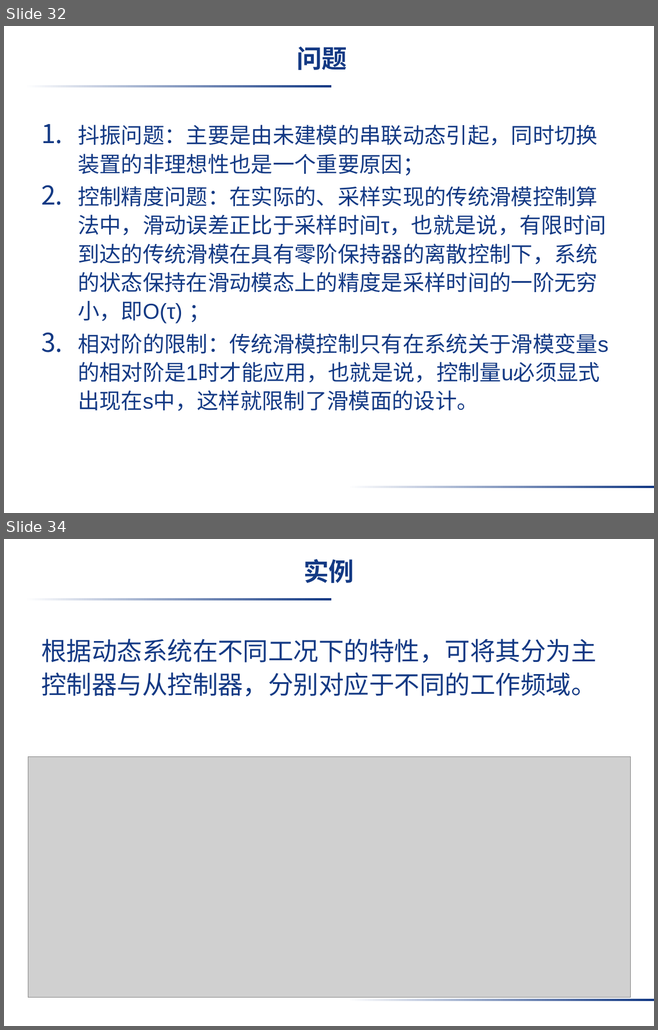
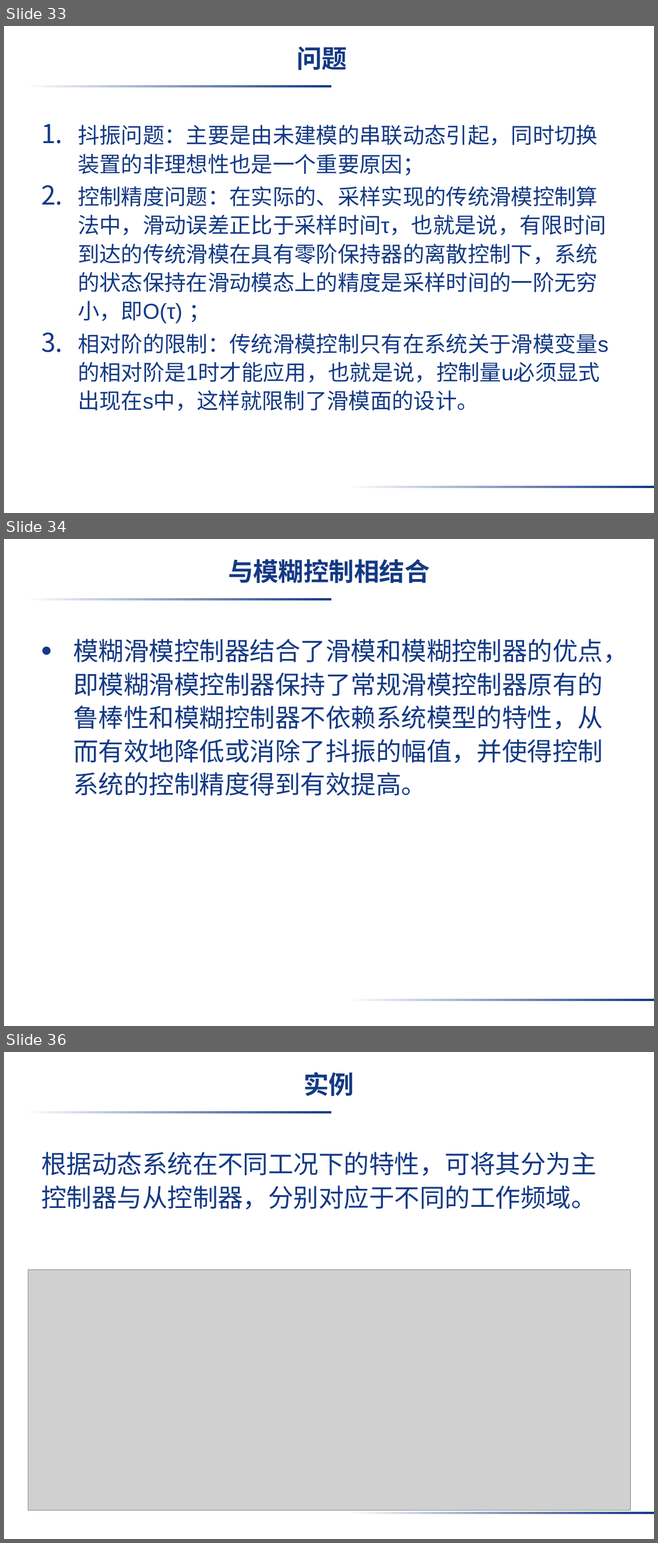
Before and after one commit to liujimu/fuzzy_control_homework, a slide deck: 第一次作业_刘继沐.pptx. Shown one above the other, each under a label of ours: slides 32 and 34 before the commit, slides 33, 34 and 36 after it; the slides between them are not shown. The pictures are 658x1030 and 658x1543 pixels, drawn with LibreOffice and Linux fonts; fonts in the diff are those of the drawing; grey boxes stand for pictures; background and template pictures are left out. Boxes give left, top, right and bottom in pixels: in the first picture for what was removed or moved away, otherwise in the second. Text is boxed around its words. In the diff, an @@ line names an element or a change of style, - is before the commit and + after.

```diff
--- a/第一次作业_刘继沐.pptx
+++ b/第一次作业_刘继沐.pptx
@@ slide 34 added at <box>4,539,654,1026</box>, background picture (left out); not listed: 2 template elements that a slide beside it also shows @@
@@ title added at <box>228,559,430,583</box>, 28 pt, text #133984, bold @@
+与模糊控制相结合
@@ text added at <box>73,639,628,796</box>, 28 pt, text #133984 @@
+• 模糊滑模控制器结合了滑模和模糊控制器的优点，即模糊滑模控制器保持了常规滑模控制器原有的鲁棒性和模糊控制器不依赖系统模型的特性，从而有效地降低或消除了抖振的幅值，并使得控制系统的控制精度得到有效提高。
@@ what was slide 32 is now slide 33 @@
@@ what was slide 34 is now slide 36 @@
```
Also in this commit, not shown: 3 slides changed, 3 other slides added, 1 slide removed.
